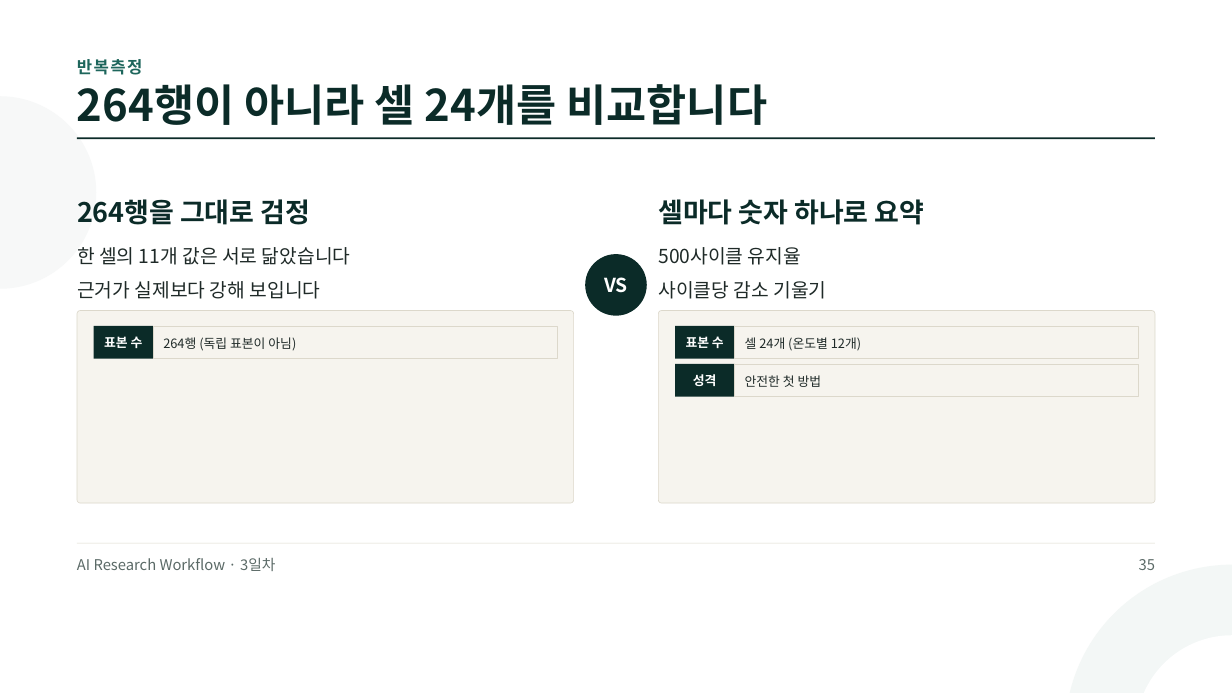
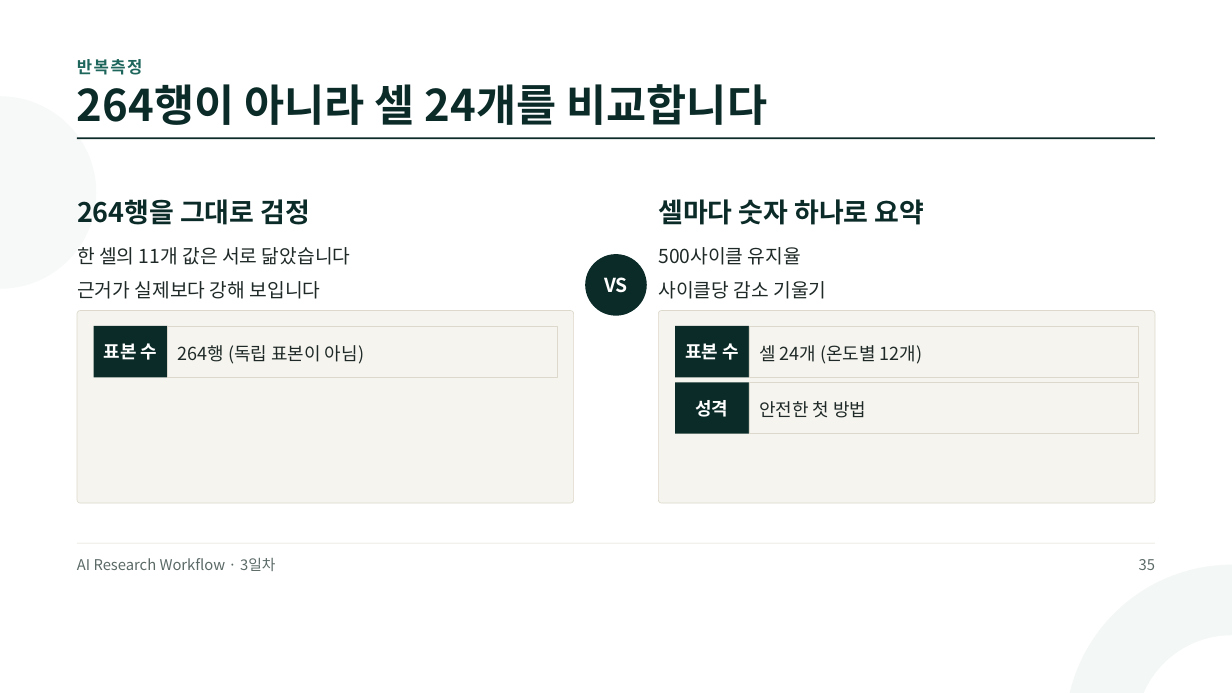
Before and after one commit to jungaistar/materials, a slide deck: slide 35 of grad/grad_day3.pptx. Drawn at 1232x693 pixels with LibreOffice and Linux fonts; fonts in the diff are those of the drawing. Boxes give left, top, right and bottom in pixels: in the first picture for what was removed or moved away, otherwise in the second. Text is boxed around its words. In the diff, an @@ line names an element or a change of style, - is before the commit and + after.

```diff
--- a/grad/grad_day3.pptx
+++ b/grad/grad_day3.pptx
@@ rectangle resized from (x1=94, y1=326, x2=153, y2=359) to (x1=94, y1=326, x2=168, y2=377) @@
@@ rectangle resized from (x1=153, y1=326, x2=557, y2=359) to (x1=168, y1=326, x2=557, y2=377) @@
@@ text "264행 (독립 표본이 아님)" moved from (x1=163, y1=337, x2=296, y2=351) to (x1=178, y1=345, x2=364, y2=364) @@
@@ rectangle resized from (x1=675, y1=326, x2=734, y2=359) to (x1=675, y1=326, x2=749, y2=377) @@
@@ rectangle resized from (x1=734, y1=326, x2=1138, y2=359) to (x1=749, y1=326, x2=1138, y2=377) @@
@@ text "셀 24개 (온도별 12개)" moved from (x1=745, y1=337, x2=861, y2=351) to (x1=759, y1=345, x2=923, y2=364) @@
@@ size 15 to 21 pt in 6 elements at (x1=759, y1=345, x2=923, y2=364), (x1=178, y1=345, x2=364, y2=364), (x1=759, y1=401, x2=866, y2=418), (x1=104, y1=343, x2=158, y2=360), (x1=685, y1=343, x2=739, y2=360), (x1=695, y1=400, x2=728, y2=417) @@
@@ text "성격" moved from (x1=693, y1=374, x2=717, y2=386) to (x1=695, y1=400, x2=728, y2=417) @@
@@ rectangle resized from (x1=675, y1=364, x2=734, y2=397) to (x1=675, y1=383, x2=749, y2=434) @@
@@ rectangle resized from (x1=734, y1=364, x2=1138, y2=397) to (x1=749, y1=383, x2=1138, y2=434) @@
@@ text "안전한 첫 방법" moved from (x1=745, y1=375, x2=822, y2=387) to (x1=759, y1=401, x2=866, y2=418) @@
```
Also in this commit, not shown: 1 other slide changed, 7 other files.
